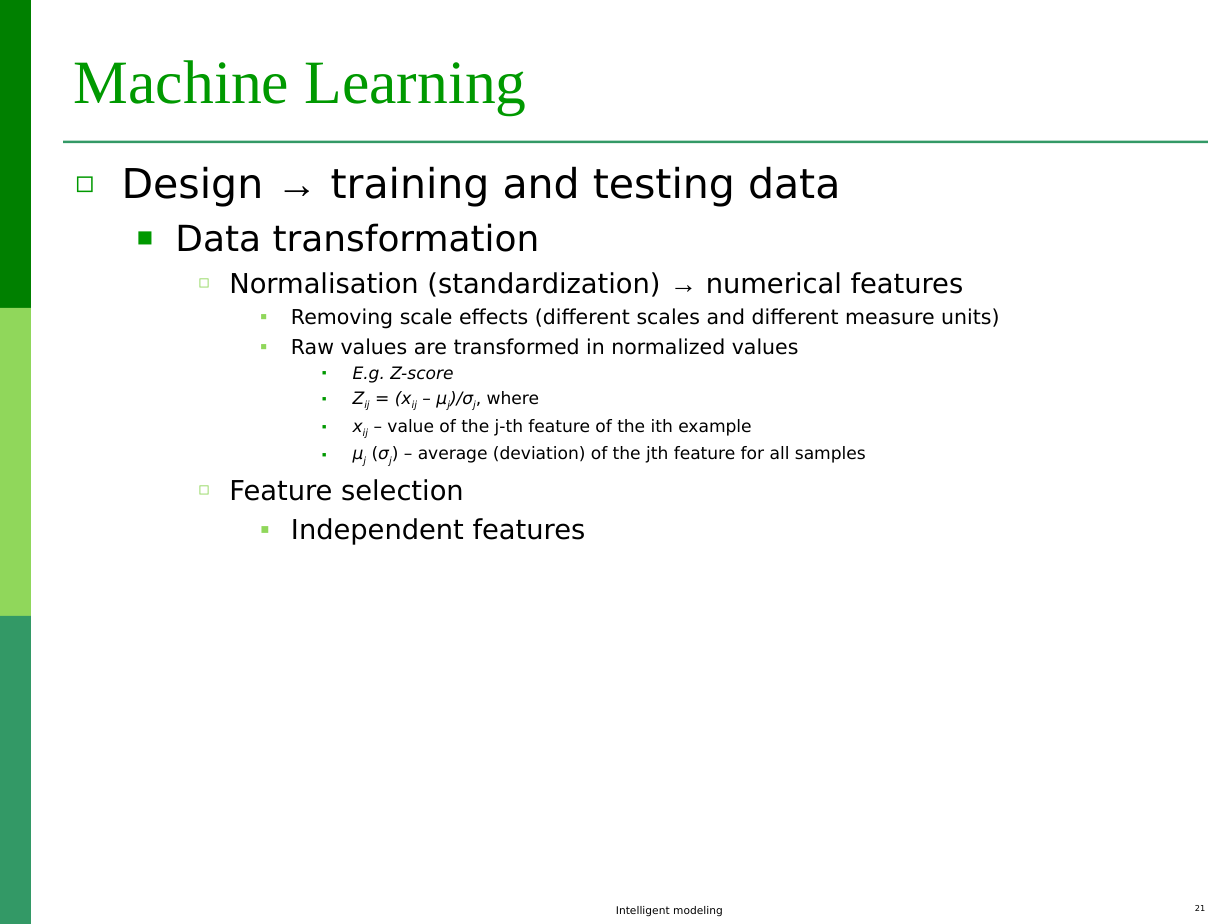
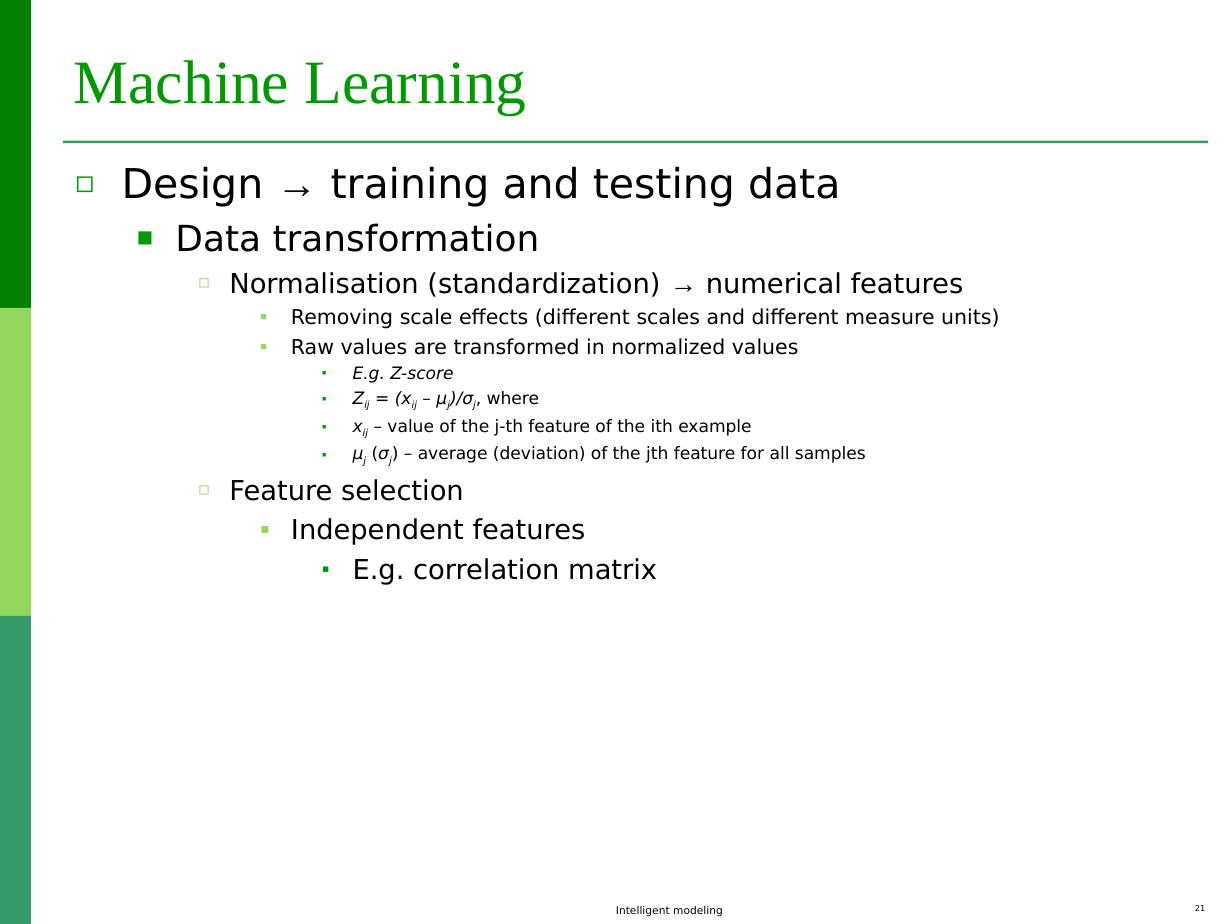
Before and after one commit to lauradiosan/DS-UBB, a slide deck: slide 21 of 2024-2025/lectures/ML_intro.ppt. Drawn at 1232x924 pixels with LibreOffice and Linux fonts; fonts in the diff are those of the drawing. Boxes give left, top, right and bottom in pixels: in the first picture for what was removed or moved away, otherwise in the second. Text is boxed around its words. In the diff, an @@ line names an element or a change of style, - is before the commit and + after.

```diff
--- a/2024-2025/lectures/ML_intro.ppt
+++ b/2024-2025/lectures/ML_intro.ppt
@@ text at (353,558,657,585): paragraph added @@
+        ▪ E.g. correlation matrix
```
Also in this commit, not shown: 7 other slides changed, 11 other files.
